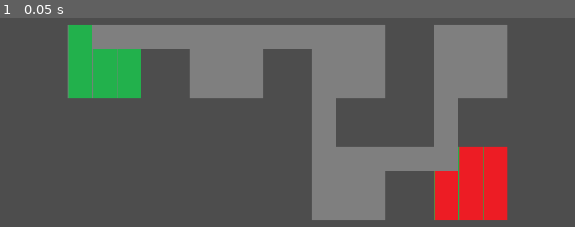
Above: before the commit, frame 1.
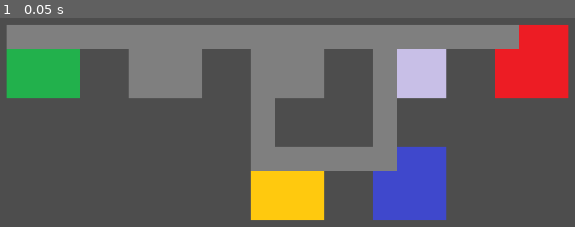
Above: after the commit, the same moment.

Repository: MCardosoP/LLMGameDev
Game: Godot game, scene res://main.tscn
Two runs of this game, one before a commit and one after it. Both use one fixed random seed, a clock stepped at 60 frames per second and the inputs below.
Inputs:
- Up to frame 1 (0.05 s): no input

The runs differ from the first frame. In frame 1, 42% of the frame differs, in the area x 1-99%, y 3-97%.

Commit message:
Experimento 3 + Alterações Godot/README

Diff:
--- a/tcc-prototipo/level.json
+++ b/tcc-prototipo/level.json
@@ -1,50 +1,66 @@
 {
   "rooms": [
-    {
-      "id": 1,
-      "type": "start"
-    },
-    {
-      "id": 2,
-      "type": "enemy"
-    },
-    {
-      "id": 3,
-      "type": "enemy"
-    },
-    {
-      "id": 4,
-      "type": "enemy"
-    },
-    {
-      "id": 5,
-      "type": "boss"
-    },
-    {
-      "id": 6,
-      "type": "treasure"
-    }
+	{
+	  "id": 1,
+	  "type": "start"
+	},
+	{
+	  "id": 2,
+	  "type": "enemy"
+	},
+	{
+	  "id": 3,
+	  "type": "enemy"
+	},
+	{
+	  "id": 4,
+	  "type": "treasure"
+	},
+	{
+	  "id": 5,
+	  "type": "key"
+	},
+	{
+	  "id": 6,
+	  "type": "locked"
+	},
+	{
+	  "id": 7,
+	  "type": "boss"
+	}
   ],
   "connections": [
-    [
-      1,
-      2
-    ],
-    [
-      2,
-      3
-    ],
-    [
-      3,
-      4
-    ],
-    [
-      4,
-      5
-    ],
-    [
-      5,
-      6
-    ]
+	[
+	  1,
+	  2
+	],
+	[
+	  1,
+	  3
+	],
+	[
+	  2,
+	  4
+	],
+	[
+	  3,
+	  4
+	],
+	[
+	  4,
+	  5
+	],
+	[
+	  5,
+	  6
+	],
+	[
+	  6,
+	  7
+	],
+	[
+	  7,
+	  1
+	]
   ]
 }
--- a/tcc-prototipo/main.gd
+++ b/tcc-prototipo/main.gd
@@ -66,6 +66,12 @@
 		atlas_coords = Vector2i(1,0)
 	elif type == "boss":
 		atlas_coords = Vector2i(2,0)
+	elif type == "treasure":
+		atlas_coords = Vector2i(3,0)
+	elif type == "key":
+		atlas_coords = Vector2i(4,0)
+	elif type == "locked":
+		atlas_coords = Vector2i(5,0)
 	elif type == "enemy":
 		atlas_coords = Vector2i(0,0)
 
--- a/tcc-prototipo/main.tscn
+++ b/tcc-prototipo/main.tscn
@@ -9,6 +9,9 @@
 1:0/0 = 0
 2:0/0 = 0
 0:0/0 = 0
+3:0/0 = 0
+4:0/0 = 0
+5:0/0 = 0
 
 [sub_resource type="TileSet" id="TileSet_7dm0k"]
 tile_size = Vector2i(32, 32)
Binary file changed: tcc-prototipo/tiles.png
Not shown, changed: tcc-prototipo/tiles.png.import
Not shown, changed: README.md
Not shown, added: experimentos/geracao_dungeons/Experimento3.png
